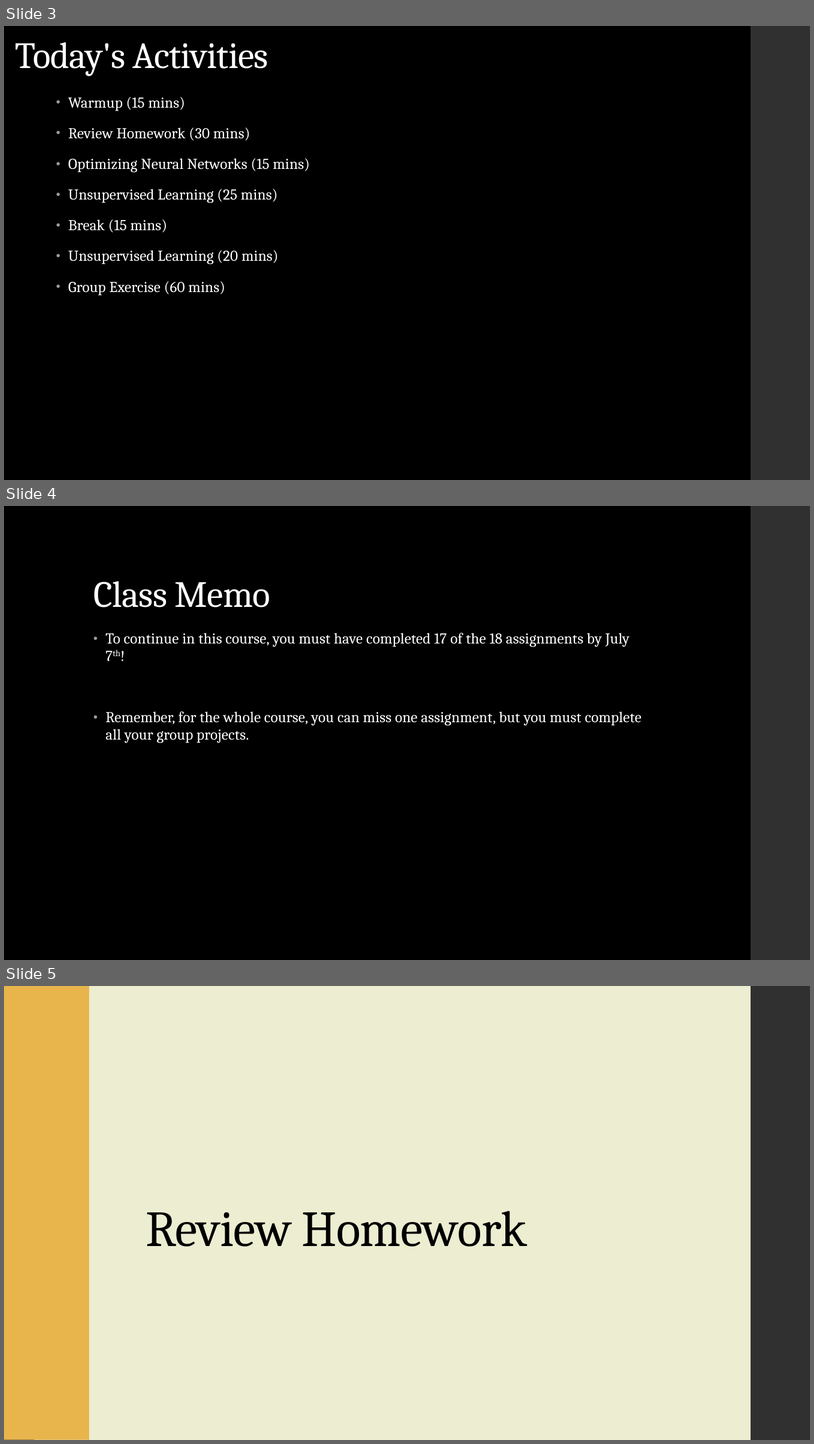
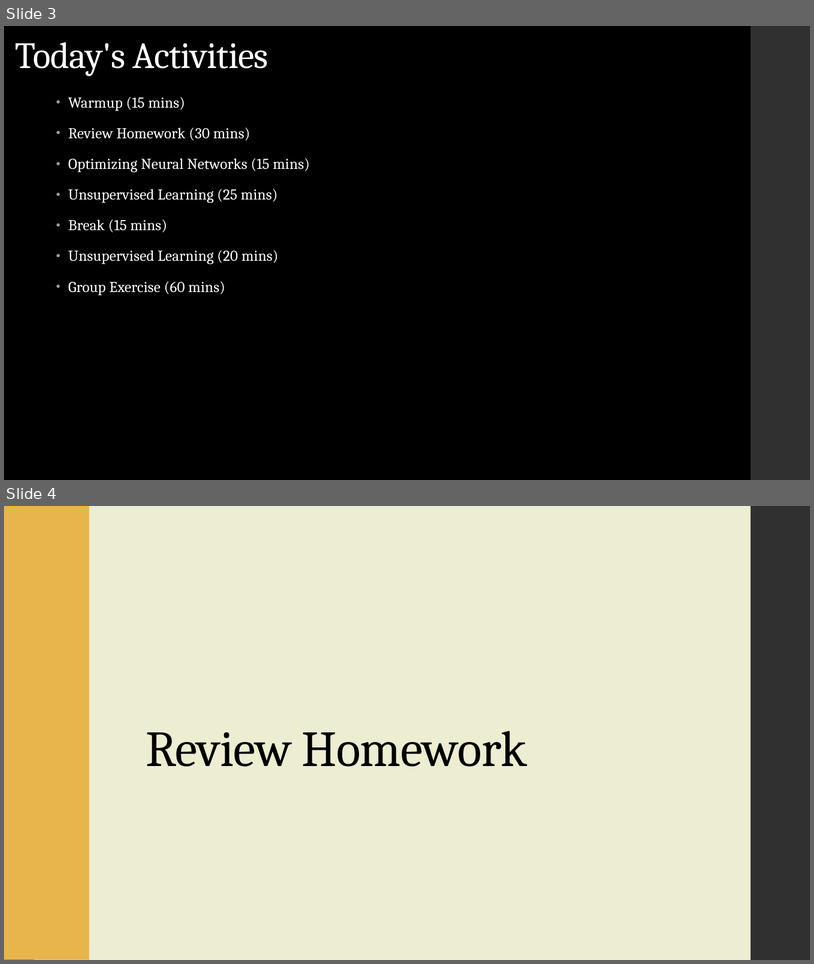
Before and after one commit to LaunchCoderGirlSTL/Data-Science-Assignments, a slide deck: course_material/week_19/week_19_presentation.pptx. Shown one above the other, each under a label of ours: slides 3, 4 and 5 before the commit, slides 3 and 4 after it. The pictures are 814x1444 and 814x964 pixels, drawn with LibreOffice and Linux fonts; fonts in the diff are those of the drawing. Boxes give left, top, right and bottom in pixels: in the first picture for what was removed or moved away, otherwise in the second. Text is boxed around its words. In the diff, an @@ line names an element or a change of style, - is before the commit and + after.

```diff
--- a/course_material/week_19/week_19_presentation.pptx
+++ b/course_material/week_19/week_19_presentation.pptx
@@ slide 4 removed at [4,506,810,960], background #000000; not listed: 1 template element that a slide beside it also shows @@
@@ title removed at [93,581,270,607] @@
-Class Memo
@@ text removed at [105,633,642,743] @@
-• To continue in this course, you must have completed 17 of the 18 assignments by July 7th!
-• Remember, for the whole course, you can miss one assignment, but you must complete all your group projects.
@@ what was slide 5 is now slide 4 @@
```
Also in this commit, not shown: 3 other files.
